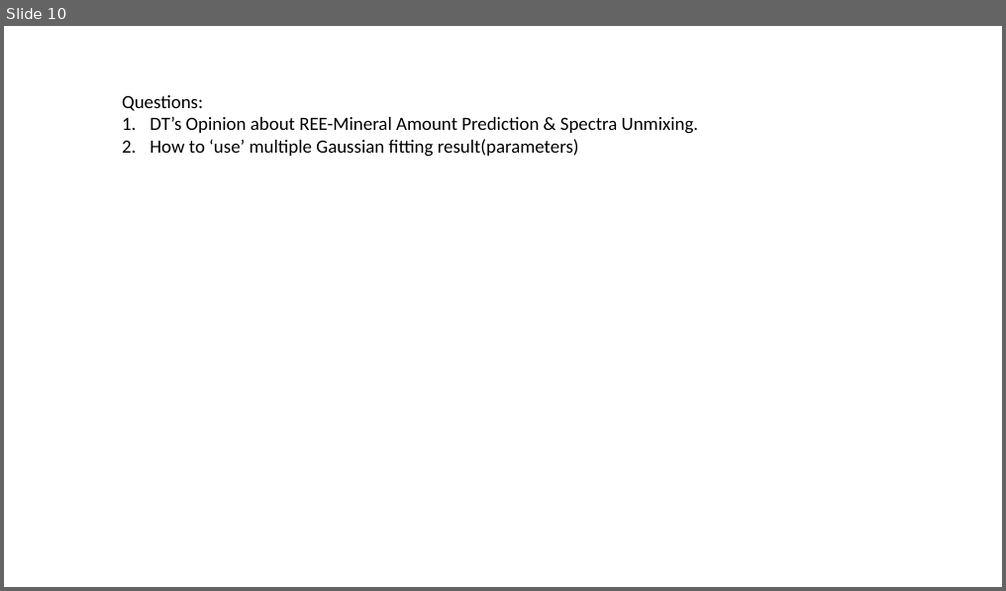
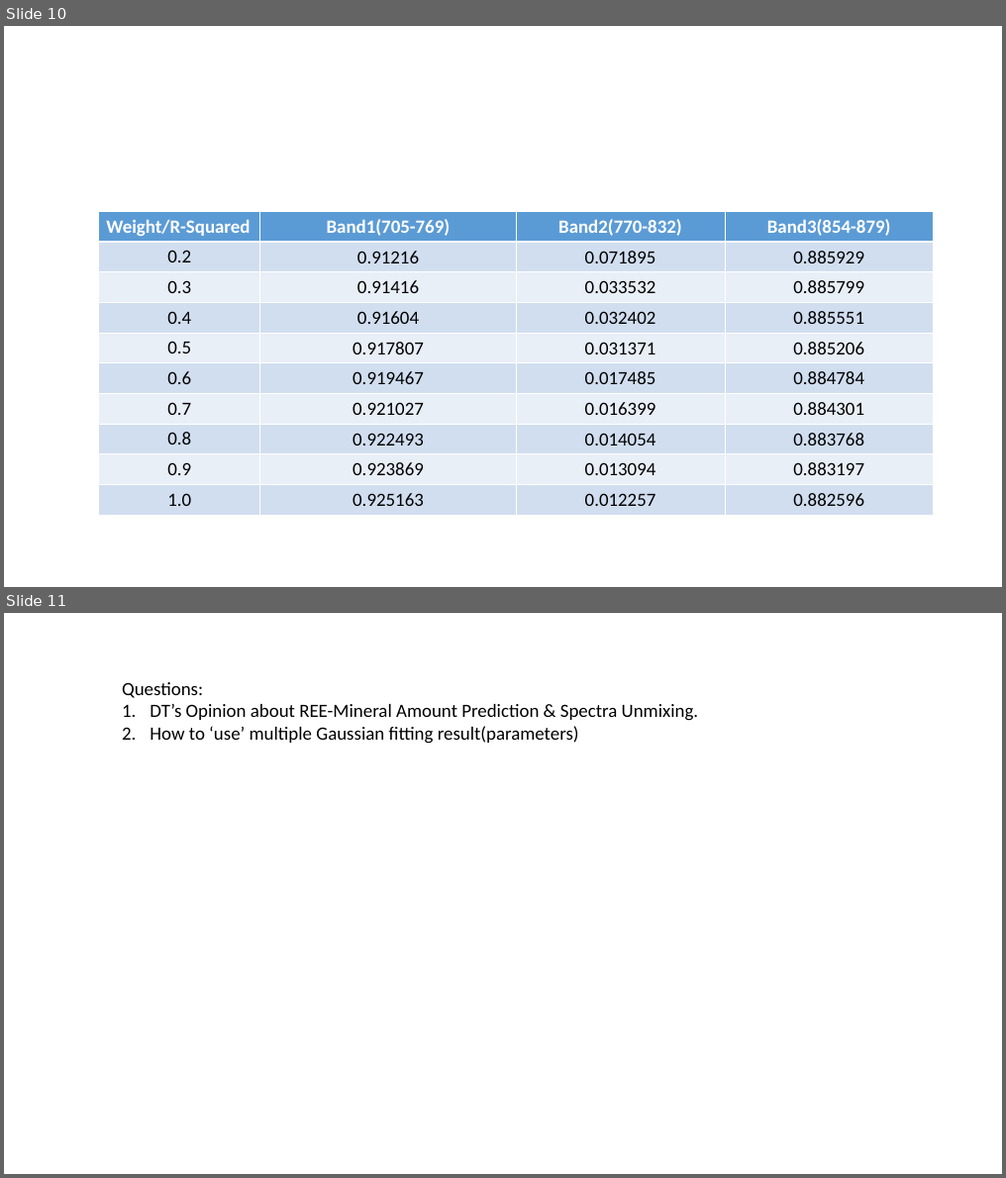
Before and after one commit to Vincentyao1995/Data-Structure, a slide deck: Vincent/Excel_analyze/Vincent_done8.22.pptx. Shown one above the other, each under a label of ours: slide 10 before the commit, slides 10 and 11 after it. The pictures are 1006x591 and 1006x1178 pixels, drawn with LibreOffice and Linux fonts; fonts in the diff are those of the drawing. Boxes give left, top, right and bottom in pixels: in the first picture for what was removed or moved away, otherwise in the second. Text is boxed around its words. In the diff, an @@ line names an element or a change of style, - is before the commit and + after.

```diff
--- a/Vincent/Excel_analyze/Vincent_done8.22.pptx
+++ b/Vincent/Excel_analyze/Vincent_done8.22.pptx
@@ slide 10 added at box(4, 26, 1002, 587), background #FFFFFF @@
@@ table added at box(99, 212, 935, 511), 10 rows, 4 columns @@
+Weight/R-Squared | Band1(705-769) | Band2(770-832) | Band3(854-879)
+0.2 | 0.91216 | 0.071895 | 0.885929
+0.3 | 0.91416 | 0.033532 | 0.885799
+0.4 | 0.91604 | 0.032402 | 0.885551
+0.5 | 0.917807 | 0.031371 | 0.885206
+0.6 | 0.919467 | 0.017485 | 0.884784
+0.7 | 0.921027 | 0.016399 | 0.884301
+0.8 | 0.922493 | 0.014054 | 0.883768
+0.9 | 0.923869 | 0.013094 | 0.883197
+1.0 | 0.925163 | 0.012257 | 0.882596
@@ what was slide 10 is now slide 11 @@
```
Also in this commit, not shown: 1 slide changed, 12 other files.
